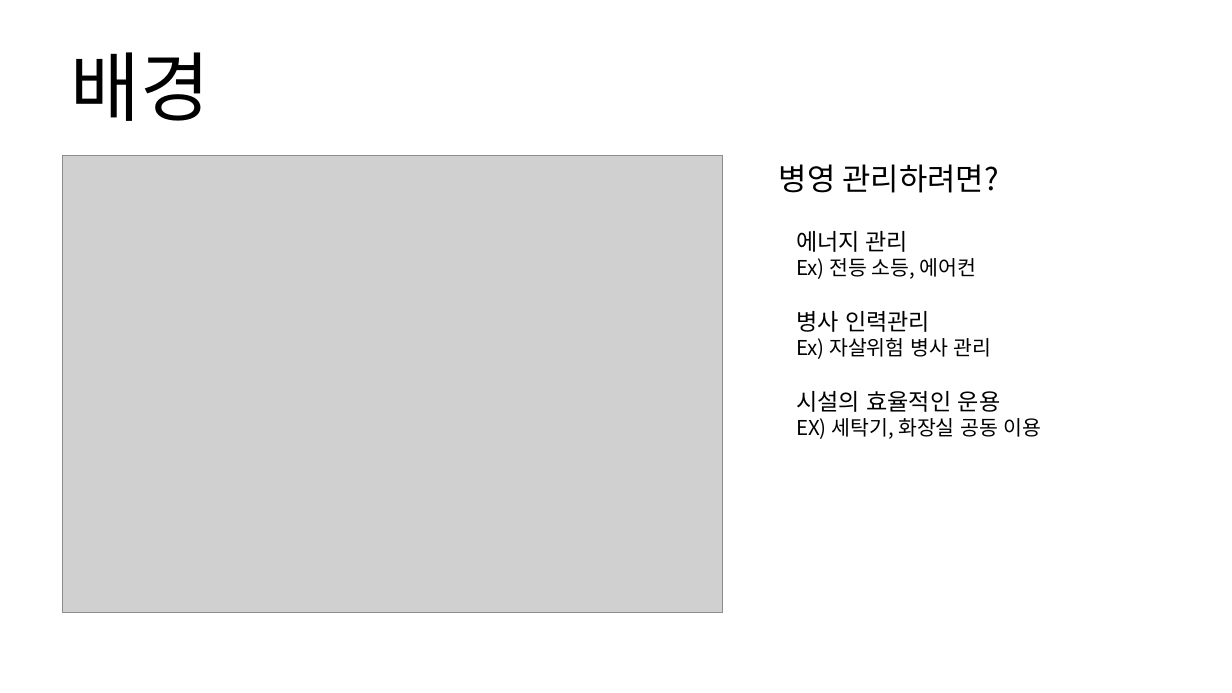
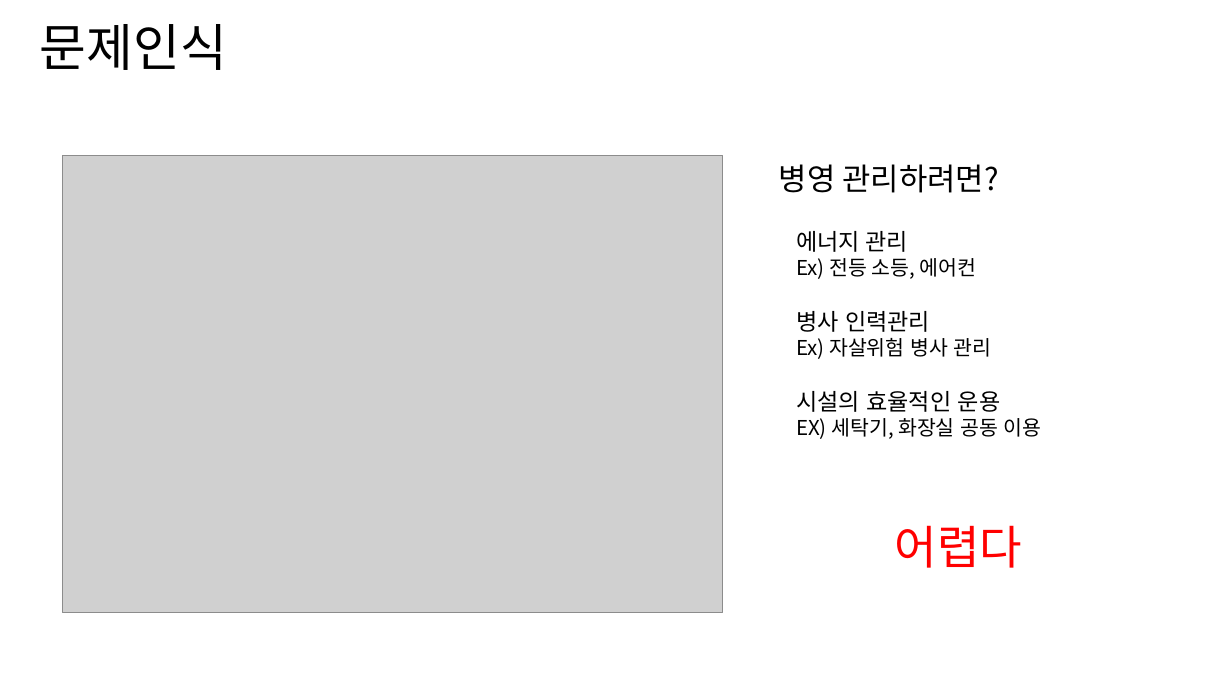
Before and after one commit to osam2018/IOT_mil-supporter, a slide deck: slide 4 of presentation ppt.pptx (slide 2 before the commit). Drawn at 1232x693 pixels with LibreOffice and Linux fonts; fonts in the diff are those of the drawing; grey boxes stand for pictures; background and template pictures are left out. Boxes give left, top, right and bottom in pixels: in the first picture for what was removed or moved away, otherwise in the second. Text is boxed around its words. In the diff, an @@ line names an element or a change of style, - is before the commit and + after.

```diff
--- a/presentation ppt.pptx
+++ b/presentation ppt.pptx
@@ title added at box(40, 24, 227, 70), 39.6 pt, text #000000 @@
+문제인식
@@ title removed at box(71, 52, 210, 121) @@
-배경
@@ text added at box(895, 525, 1023, 568), 36 pt, text #FF0000 @@
+어렵다
```
Also in this commit, not shown: 6 other slides changed, 7 slides added, 1 other file.
